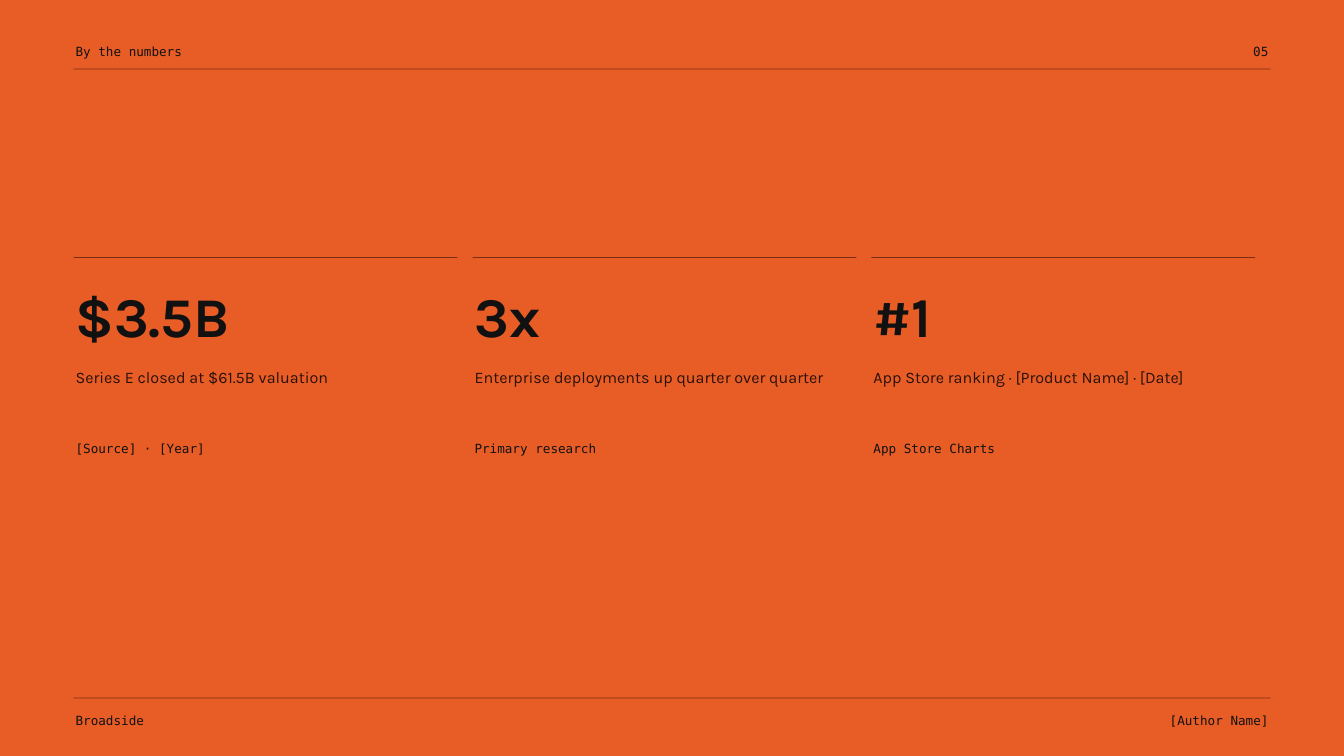
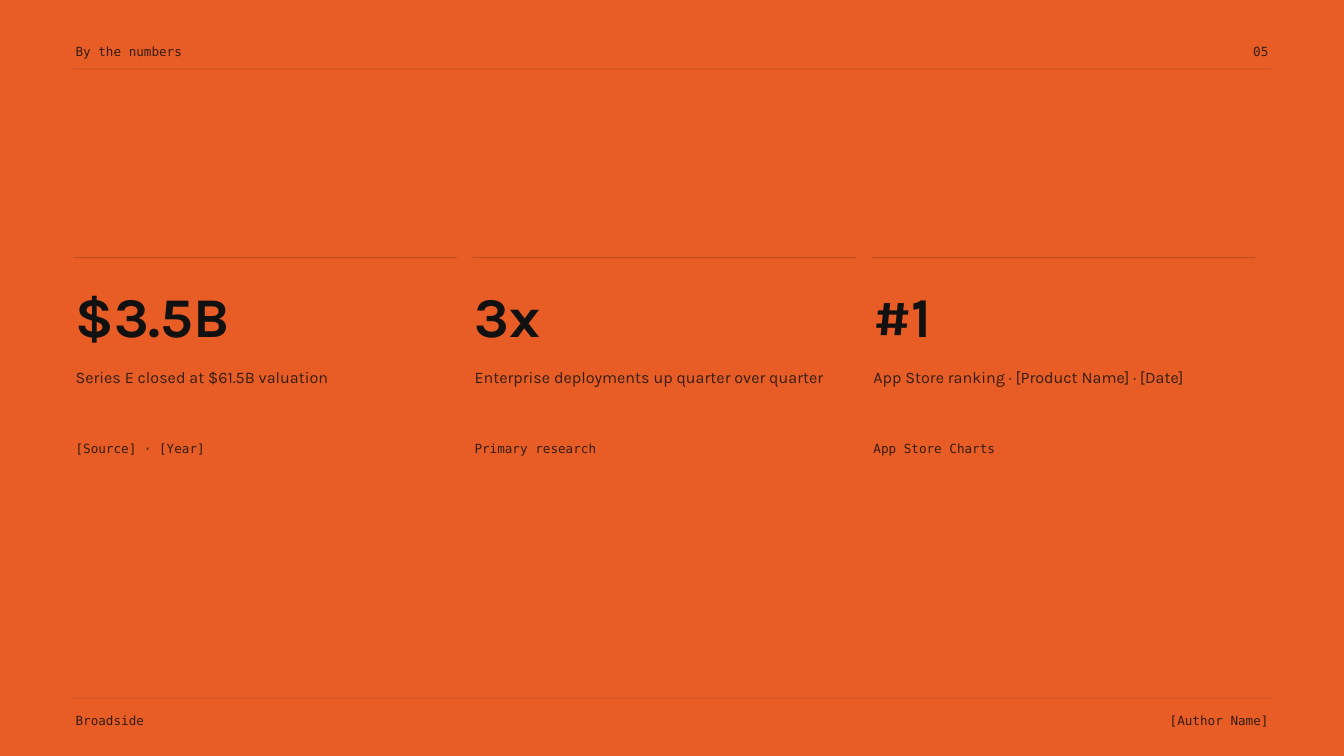
Before and after one commit to hustcer/pptx-nova, a slide deck: slide 5 of assets/examples/broadside/deck.pptx. Drawn at 1344x756 pixels with LibreOffice and Linux fonts; fonts in the diff are those of the drawing. Boxes give left, top, right and bottom in pixels: in the first picture for what was removed or moved away, otherwise in the second. Text is boxed around its words. In the diff, an @@ line names an element or a change of style, - is before the commit and + after.

```diff
--- a/assets/examples/broadside/deck.pptx
+++ b/assets/examples/broadside/deck.pptx
@@ fill #7A2B12 to #BD4E22 in 5 elements at (74, 69, 1270, 70), (74, 698, 1270, 699), (74, 257, 458, 258), (473, 257, 857, 258), (872, 257, 1256, 258) @@
@@ text colour #111111 to #331D14 in 7 elements at (76, 46, 182, 59), (1253, 46, 1268, 56), (76, 715, 144, 725), (1170, 715, 1269, 727), (76, 443, 205, 455), (475, 443, 596, 456), (873, 443, 995, 456) @@
```
Also in this commit, not shown: 9 other slides changed, 7 other files.
